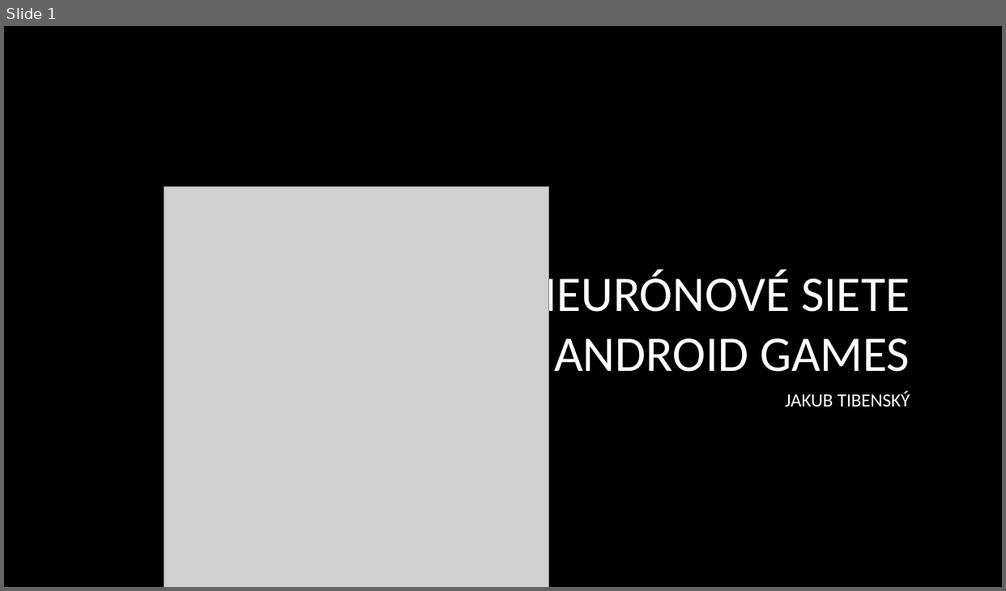
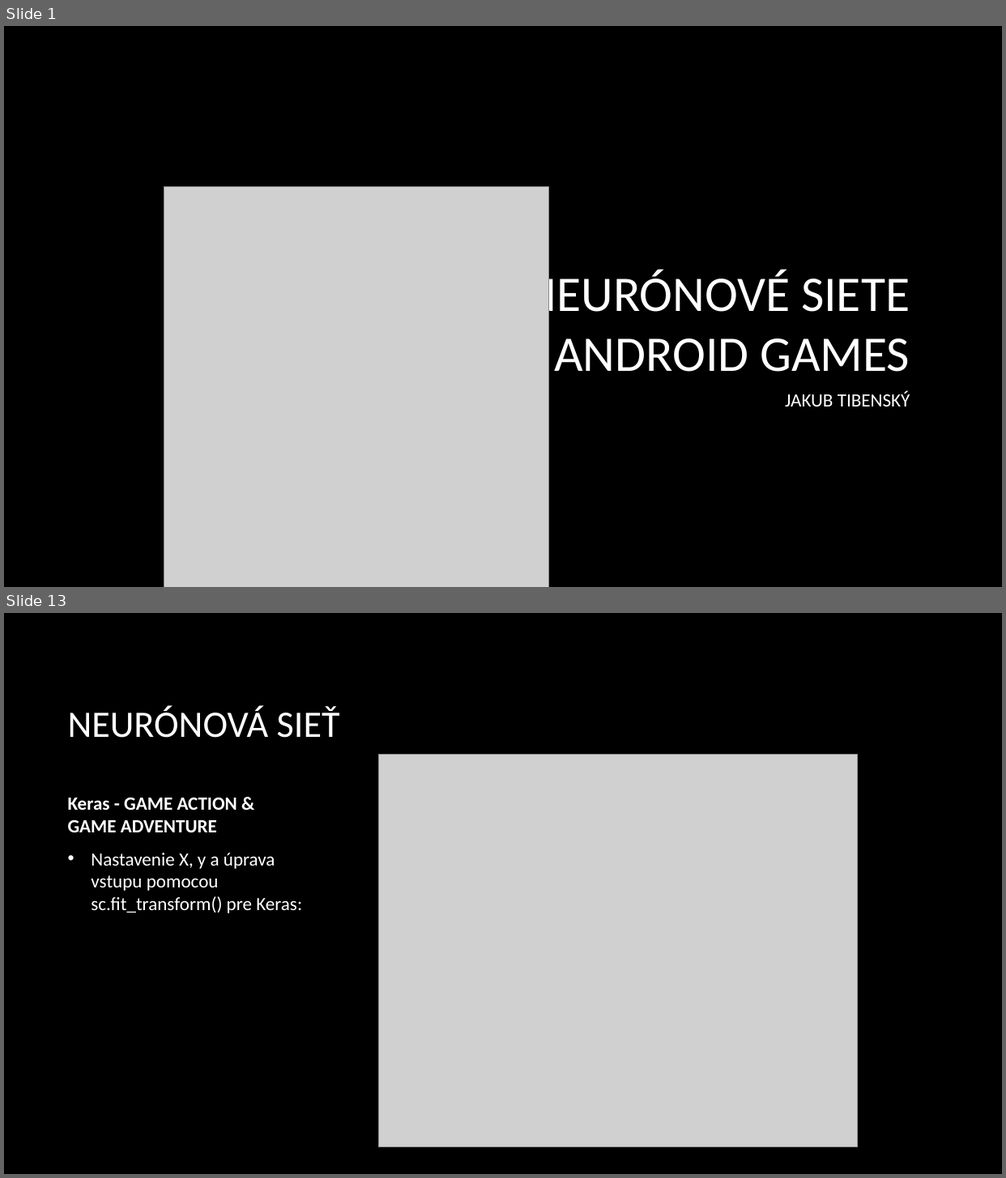
Before and after one commit to SorinMarkov01/Neur-nov-siete-NS, a slide deck: Jakub Tibenský - Android Games.pptx. Shown one above the other, each under a label of ours: slide 1 before the commit, slides 1 and 13 after it; the slides between them are not shown. The pictures are 1006x591 and 1006x1178 pixels, drawn with LibreOffice and Linux fonts; fonts in the diff are those of the drawing; grey boxes stand for pictures; background and template pictures are left out. Boxes give left, top, right and bottom in pixels: in the first picture for what was removed or moved away, otherwise in the second. Text is boxed around its words. In the diff, an @@ line names an element or a change of style, - is before the commit and + after.

Commit message:
Final - Keras
Dokončenie časti neurónových sieti + zdroje.

```diff
--- a/Jakub Tibenský - Android Games.pptx
+++ b/Jakub Tibenský - Android Games.pptx
@@ slide 13 added at (x1=4, y1=613, x2=1002, y2=1174), background picture (left out) @@
@@ title added at (x1=68, y1=706, x2=340, y2=738), 36 pt, text #FFFFFF @@
+NEURÓNOVÁ SIEŤ
@@ picture added at (x1=378, y1=755, x2=858, y2=1148) @@
@@ text added at (x1=68, y1=798, x2=302, y2=914), 18 pt, text #FFFFFF @@
+Keras - GAME ACTION & GAME ADVENTURE
+• Nastavenie X, y a úprava vstupu pomocou sc.fit_transform() pre Keras:
```
Also in this commit, not shown: 3 slides changed, 13 other slides added, 6 slides removed.
